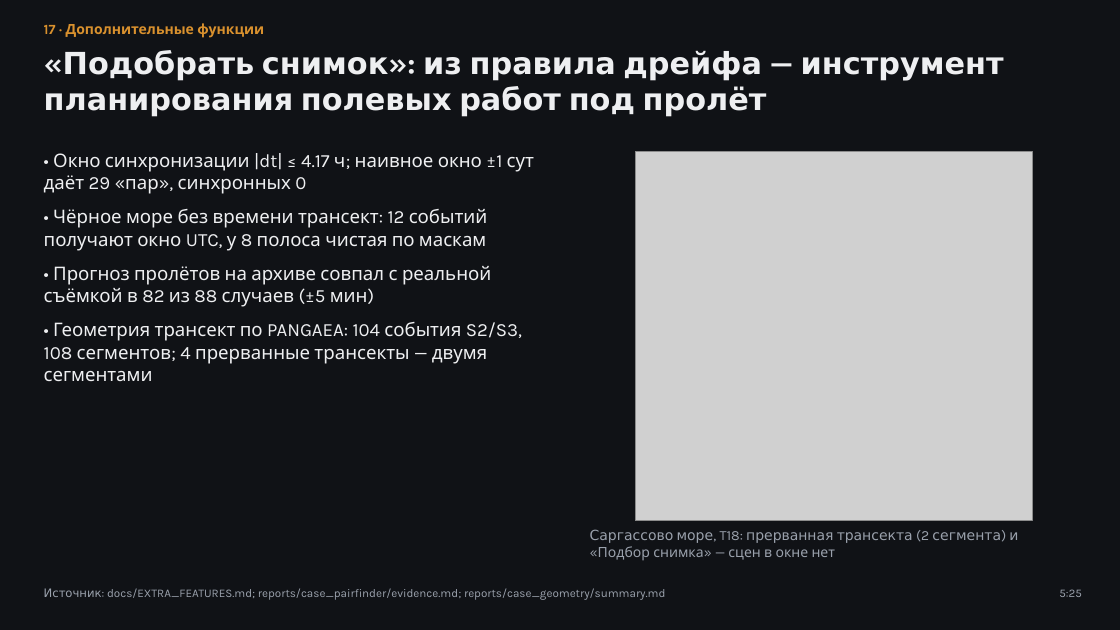
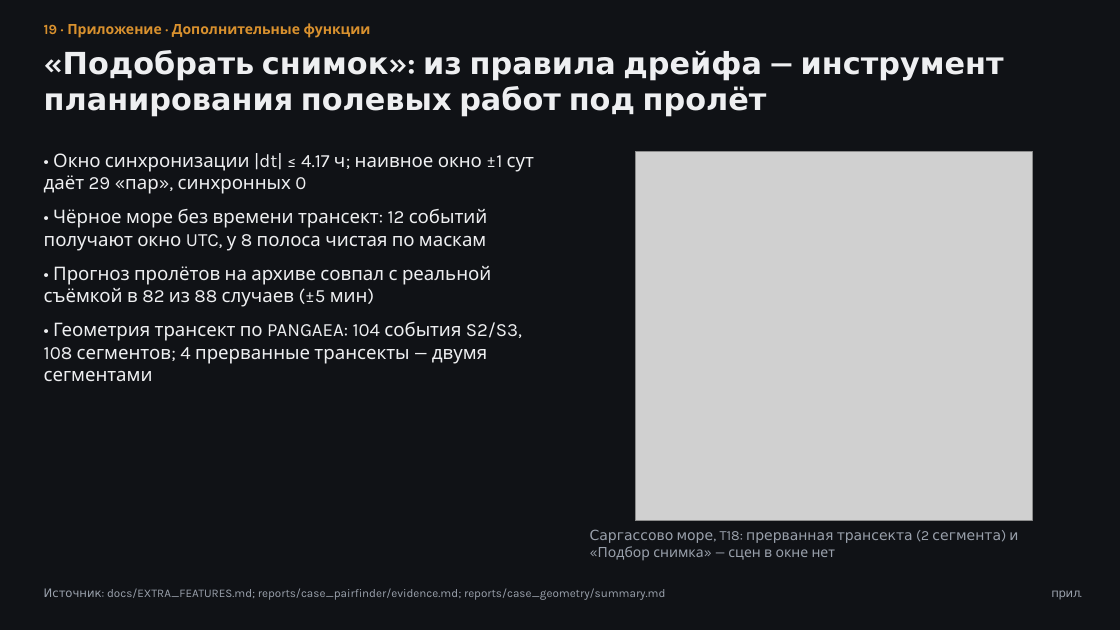
Before and after one commit to azama2t/final-cosmohack, a slide deck: slide 19 of reports/case_deck.pptx (slide 17 before the commit). Drawn at 1120x630 pixels with LibreOffice and Linux fonts; fonts in the diff are those of the drawing; grey boxes stand for pictures. Boxes give left, top, right and bottom in pixels: in the first picture for what was removed or moved away, otherwise in the second. Text is boxed around its words. In the diff, an @@ line names an element or a change of style, - is before the commit and + after.

Commit message:
docs(§11): воронка с уровнями A–D и веткой ADIS (единицы Cózar: 4 435 съёмок = тайл+дата / 4 472 продукта L1C), дека 14 слайдов + приложение, речь 4:40, PIPELINE §6, INDEX

```diff
--- a/reports/case_deck.pptx
+++ b/reports/case_deck.pptx
@@ text at bbox=[44, 23, 371, 38]: text changed @@
-17 · Дополнительные функции
+19 · Приложение · Дополнительные функции
@@ text at bbox=[1051, 590, 1080, 599]: text changed @@
-5:25
+прил.
```
Also in this commit, not shown: 13 other slides changed, 25 other files.
